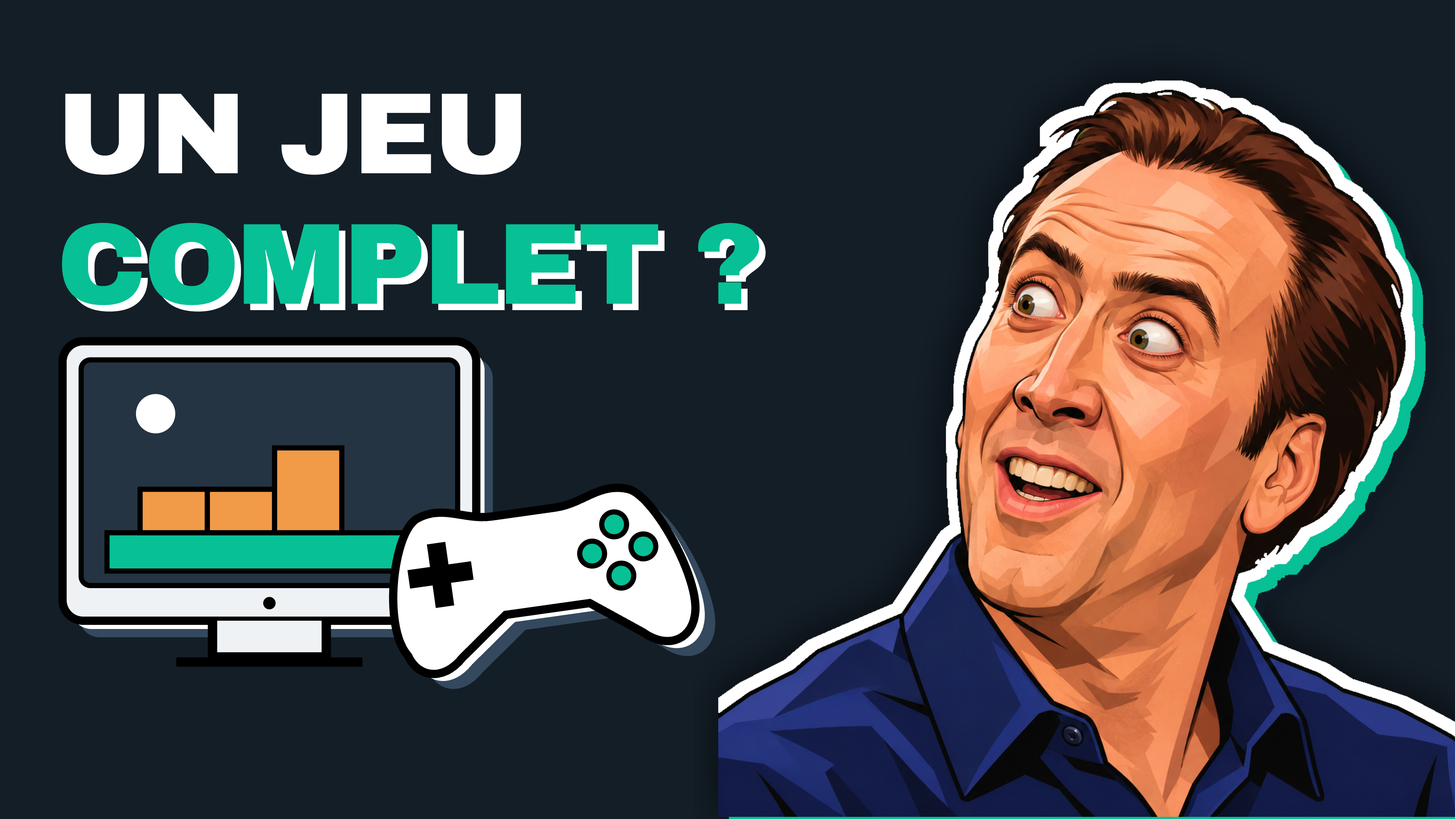
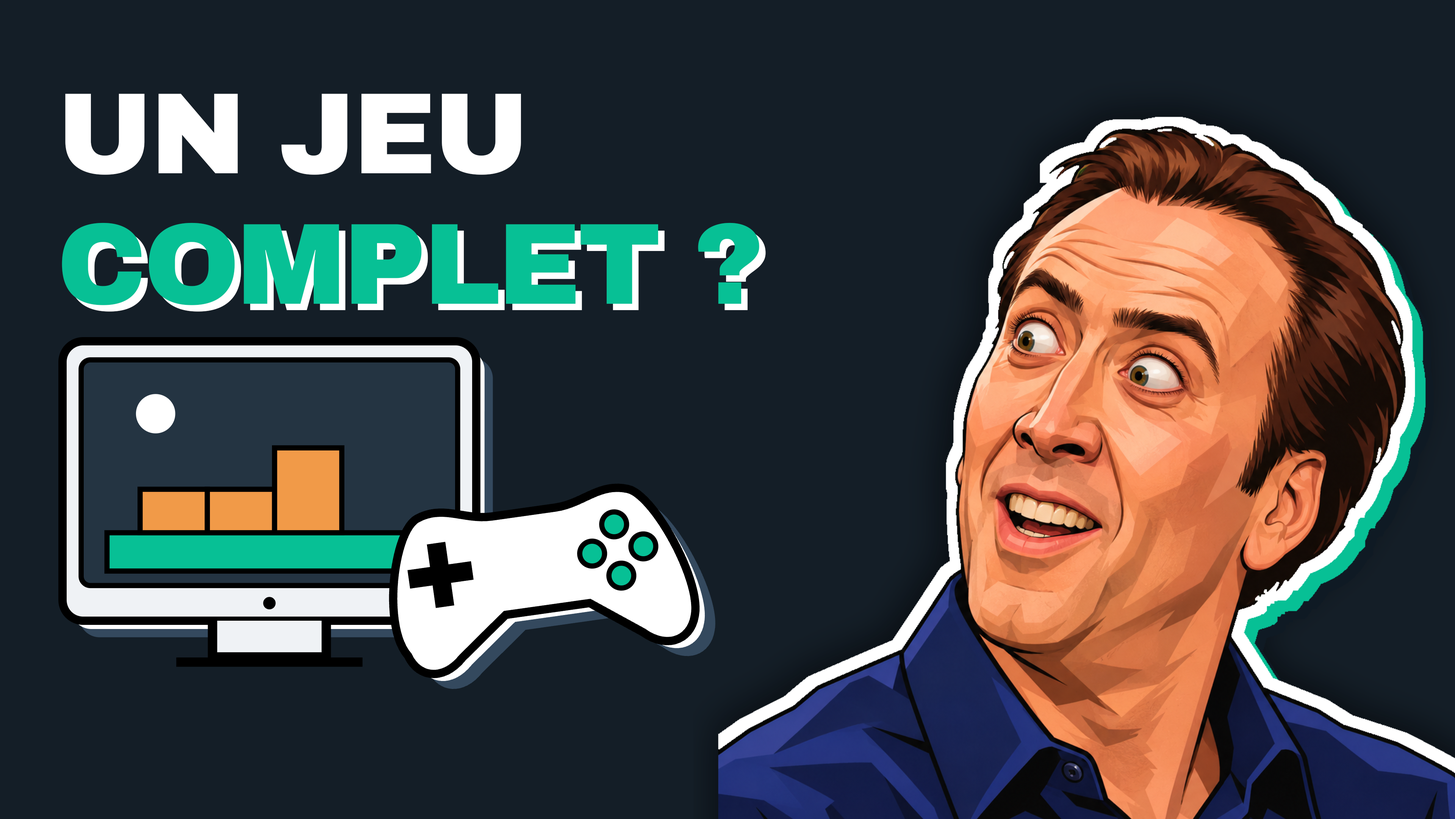
Revision of a layered 1455px x 819px image; what changed, layer by layer:
painted on "décor" over [695, 53, 1455, 819]
